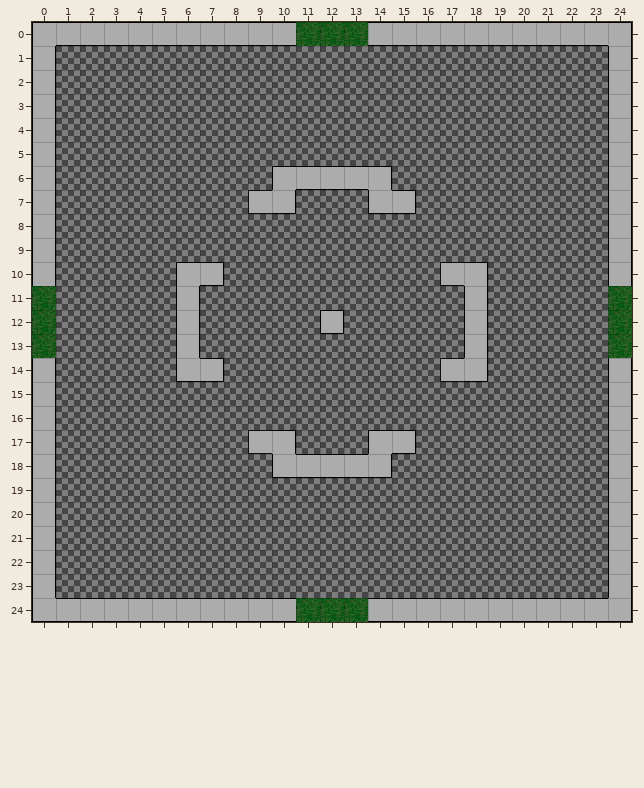
An edit to a level. Tiled map, cocos/lvl1.tmx. Above, as it was before the edit.
Cells are 32x32 px. Shown: x 0..24, y 0..24.
New version:
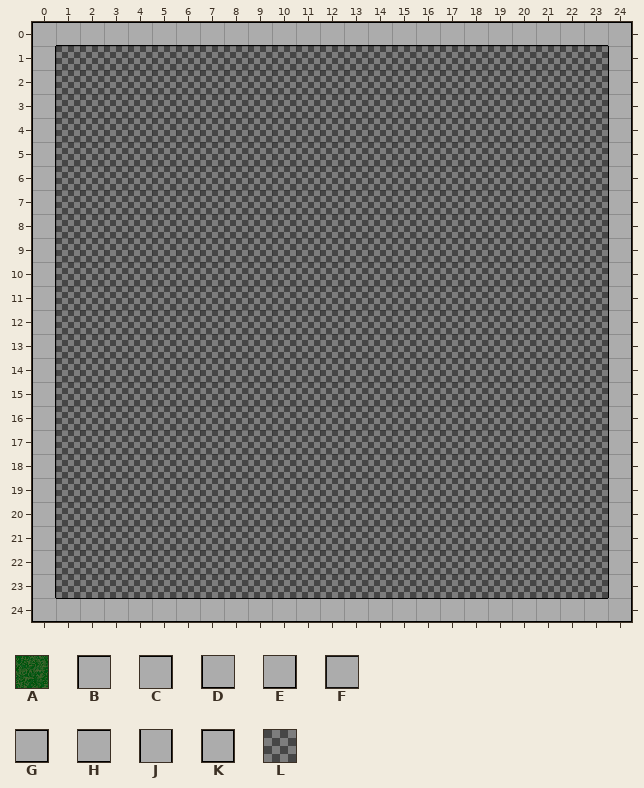
Key: from "spritesheet": A 1, B 2, C 3, D 5, E 6, F 7, G 8, H 10, J 11, K 12, L 14.
_ is an empty cell.
Diff:
Layer "1":
y 0: x 11..13 AAA -> HHH
y 6: x 10..14 BHHHC -> LLLLL
y 7: x 9..10 FE -> LL; x 14..15 DG -> LL
y 10: x 6..7 BG -> LL; x 17..18 FC -> LL
y 11: x 0 A -> J; x 6 J -> L; x 18 J -> L; x 24 A -> J
y 12: x 0 A -> J; x 6 J -> L; x 12 K -> L; x 18 J -> L; x 24 A -> J
y 13: x 0 A -> J; x 6 J -> L; x 18 J -> L; x 24 A -> J
y 14: x 6..7 DG -> LL; x 17..18 FE -> LL
y 17: x 9..10 FC -> LL; x 14..15 BG -> LL
y 18: x 10..14 DHHHE -> LLLLL
y 24: x 11..13 AAA -> HHH
